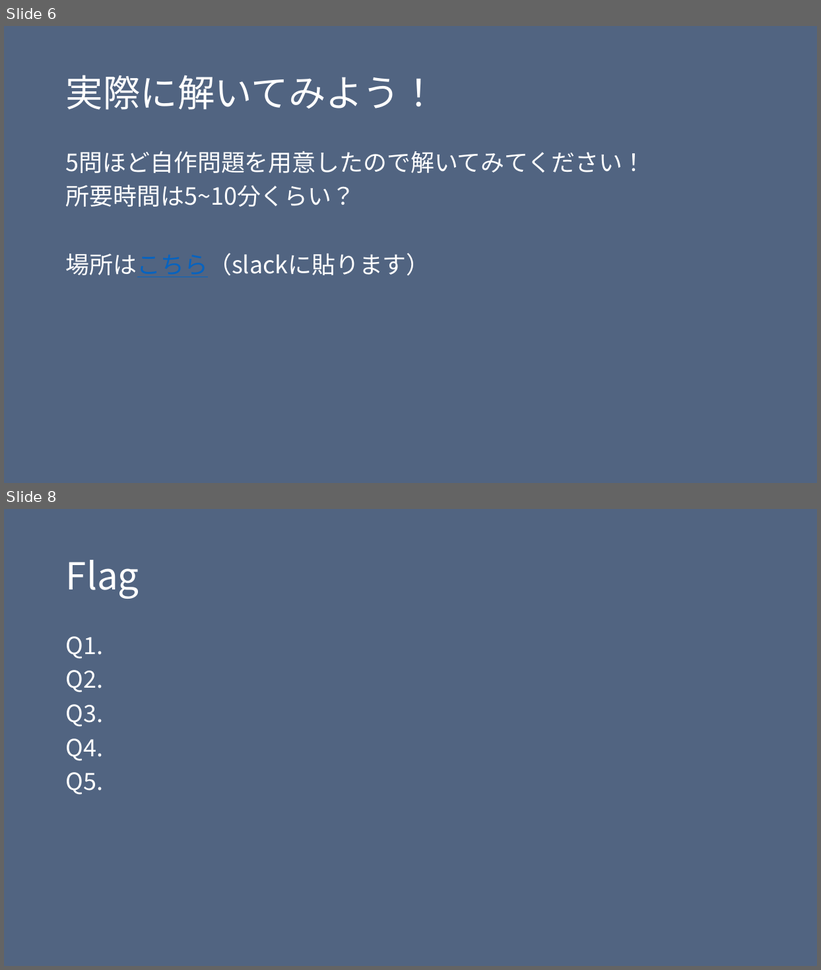
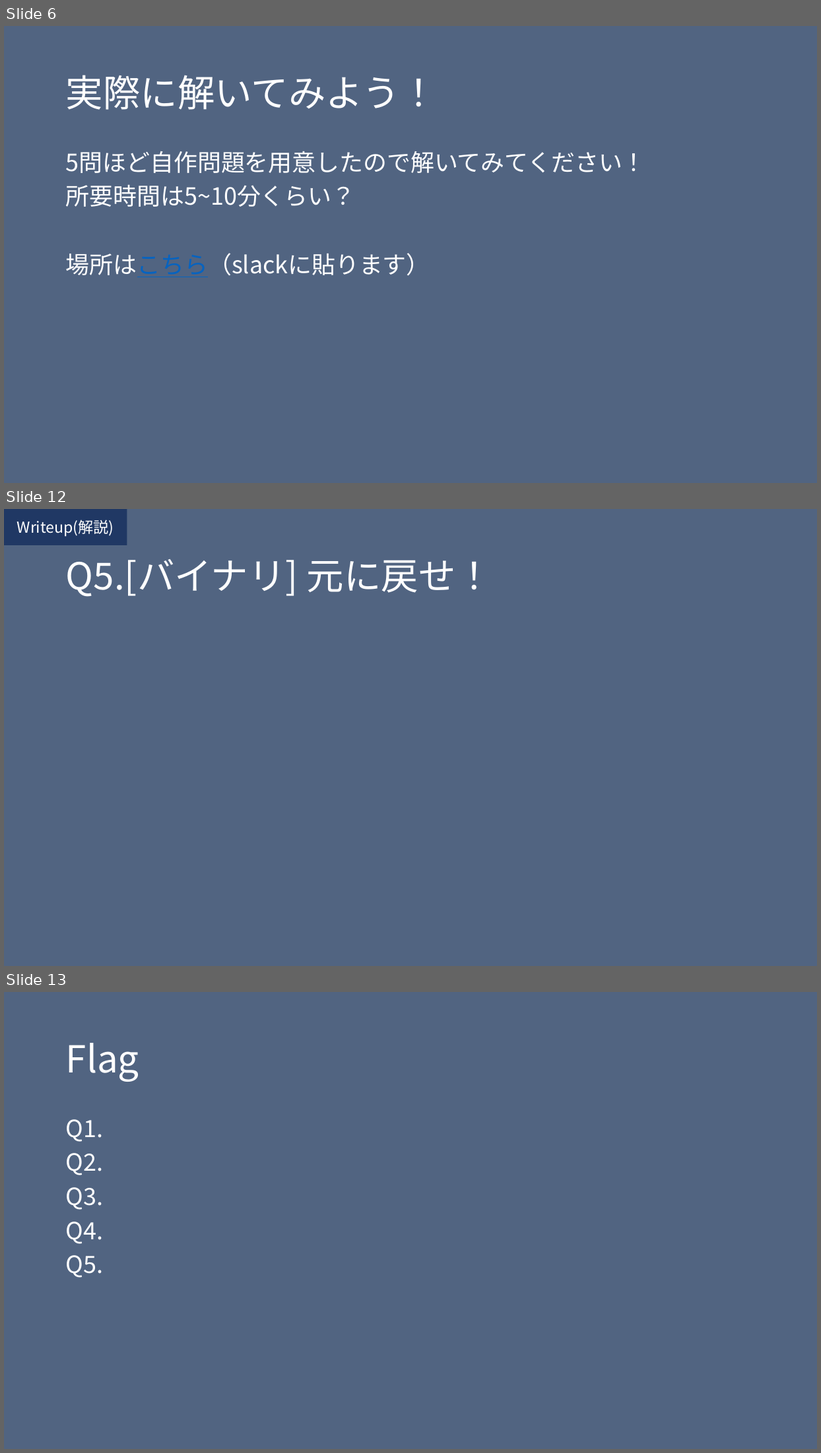
Before and after one commit to H0ndh11/CTF, a slide deck: ゼミ発表資料/ctf発表スライド.pptx. Shown one above the other, each under a label of ours: slides 6 and 8 before the commit, slides 6, 12 and 13 after it; the slides between them are not shown. The pictures are 821x970 and 821x1453 pixels, drawn with LibreOffice and Linux fonts; fonts in the diff are those of the drawing. Boxes give left, top, right and bottom in pixels: in the first picture for what was removed or moved away, otherwise in the second. Text is boxed around its words. In the diff, an @@ line names an element or a change of style, - is before the commit and + after.

```diff
--- a/ゼミ発表資料/ctf発表スライド.pptx
+++ b/ゼミ発表資料/ctf発表スライド.pptx
@@ slide 12 added at (4,509,817,966), background #526582 @@
@@ rectangle added at (4,509,127,545), fill #203864, 18 pt, text #FFFFFF @@
+Writeup(解説)
@@ title added at (66,559,493,597), 44 pt, text #FFFFFF @@
+Q5.[バイナリ] 元に戻せ！
@@ what was slide 8 is now slide 13 @@
```
Also in this commit, not shown: 1 slide changed, 5 other slides added, 1 slide removed.
